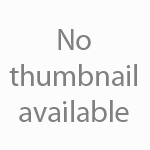
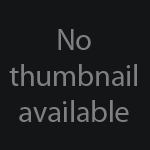
Two versions of the same layered image (150 × 150). Layer-by-layer changes:
painted on "Background" over 0, 0, 150, 150
